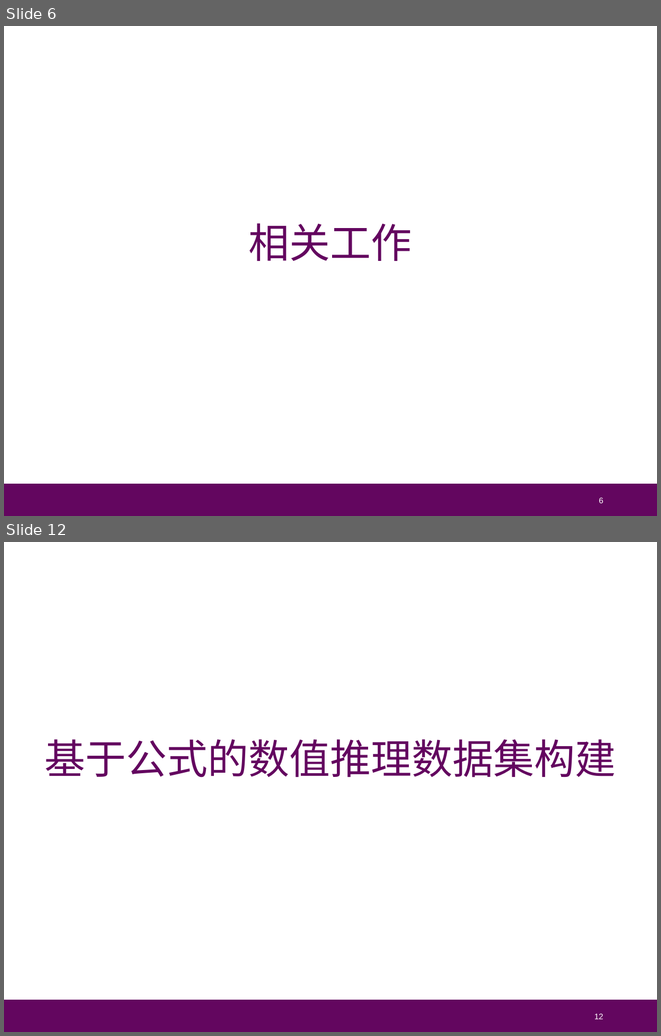
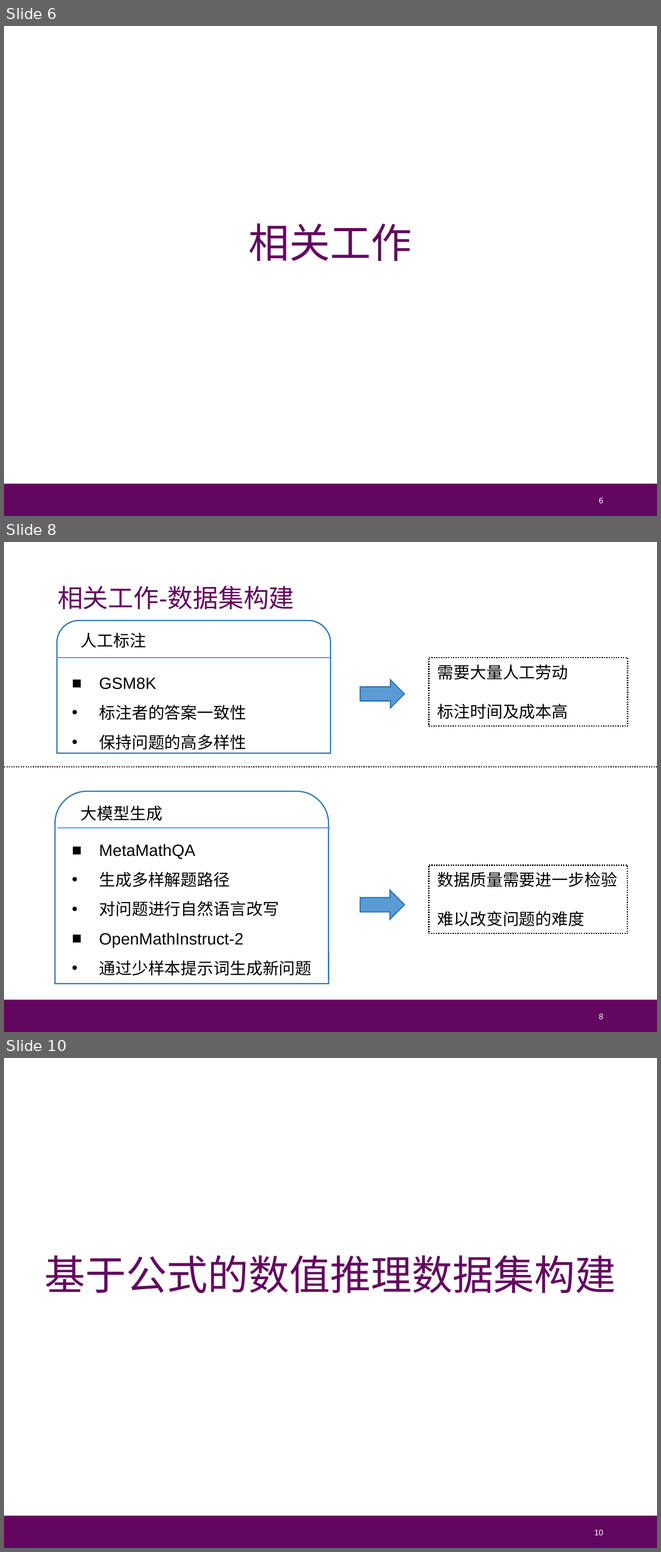
Before and after one commit to Cat-Overflow/NJU_thesis, a slide deck: 毕业答辩/论文答辩_朱博林.pptx. Shown one above the other, each under a label of ours: slides 6 and 12 before the commit, slides 6, 8 and 10 after it; the slides between them are not shown. The pictures are 661x1036 and 661x1552 pixels, drawn with LibreOffice and Linux fonts; fonts in the diff are those of the drawing. Boxes give left, top, right and bottom in pixels: in the first picture for what was removed or moved away, otherwise in the second. Text is boxed around its words. In the diff, an @@ line names an element or a change of style, - is before the commit and + after.

```diff
--- a/毕业答辩/论文答辩_朱博林.pptx
+++ b/毕业答辩/论文答辩_朱博林.pptx
@@ slide 8 added at box(4, 542, 657, 1032), background #FFFFFF; not listed: 1 template element that a slide beside it also shows @@
@@ text added at box(58, 585, 294, 609), 21 pt, text #63065F @@
+相关工作-数据集构建
@@ round same rect added at box(57, 620, 331, 753), outline #2E75B6 1 pt @@
@@ text added at box(81, 633, 146, 648), 13.6 pt, text #000000 @@
+人工标注
@@ line added from (57, 658) to (330, 658), #5B9BD5 1 pt @@
@@ rectangle added at box(429, 658, 627, 726), outline #000000 1 pt dashed, 13.6 pt, text #000000 @@
+需要大量人工劳动
+标注时间及成本高
@@ text added at box(99, 677, 246, 753), 13.6 pt, text #000000 @@
+■ GSM8K
+• 标注者的答案一致性
+• 保持问题的高多样性
@@ right arrow added at box(361, 679, 405, 707), fill #5B9BD5, outline #2E75B6 1 pt @@
@@ line added from (4, 766) to (657, 766), #000000 1 pt dashed @@
@@ round same rect added at box(55, 791, 329, 983), outline #2E75B6 1 pt @@
@@ text added at box(81, 805, 162, 821), 13.6 pt, text #000000 @@
+大模型生成
@@ line added from (58, 827) to (330, 827), #5B9BD5 1 pt @@
@@ text added at box(99, 844, 311, 976), 13.6 pt, text #000000 @@
+■ MetaMathQA
+• 生成多样解题路径
+• 对问题进行自然语言改写
+■ OpenMathInstruct-2
+• 通过少样本提示词生成新问题
@@ rectangle added at box(429, 865, 627, 933), outline #000000 1 pt dashed, 13.6 pt, text #000000 @@
+数据质量需要进一步检验
+难以改变问题的难度
@@ right arrow added at box(361, 890, 405, 918), fill #5B9BD5, outline #2E75B6 1 pt @@
@@ page number added at box(599, 1013, 603, 1019), 6.8 pt, text #FFFFFF @@
+8
@@ what was slide 12 is now slide 10 @@
@@ page number at box(594, 1529, 603, 1535): text changed @@
-12
+10
```
Also in this commit, not shown: 3 slides changed, 15 other slides added, 18 slides removed.
